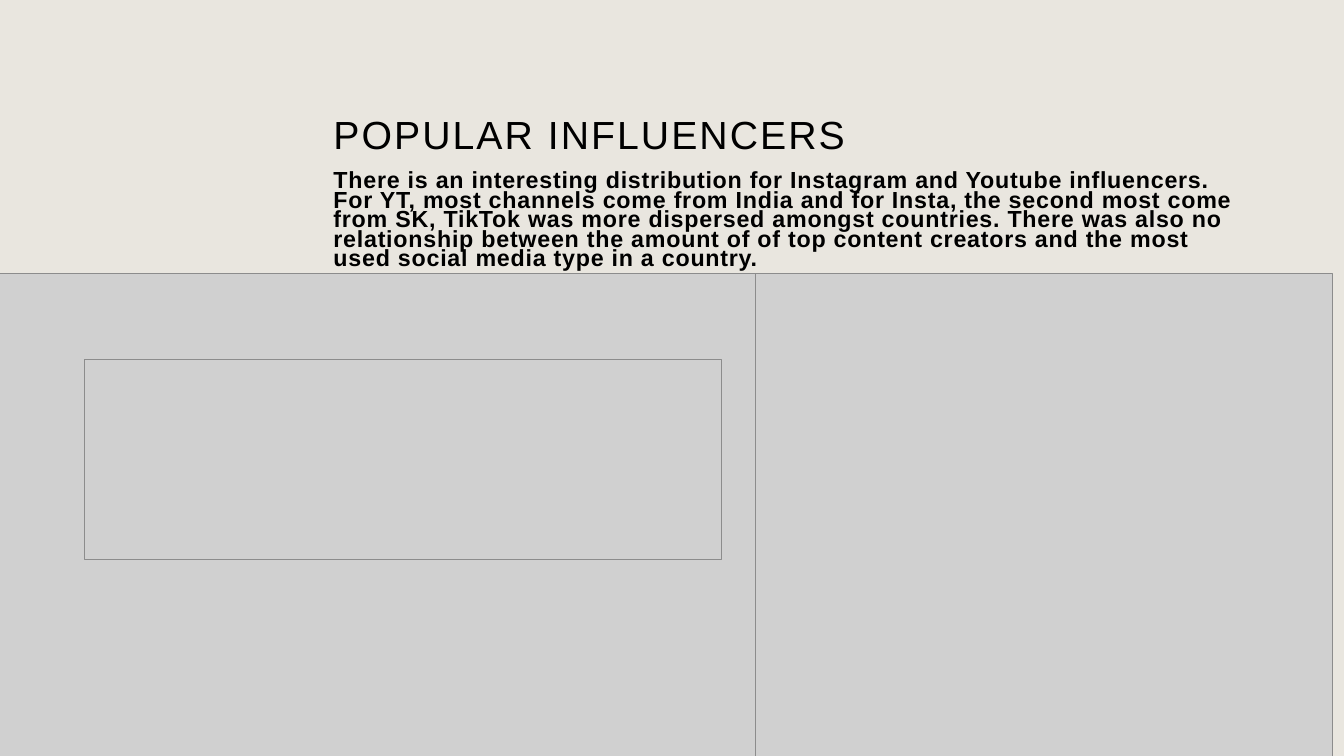
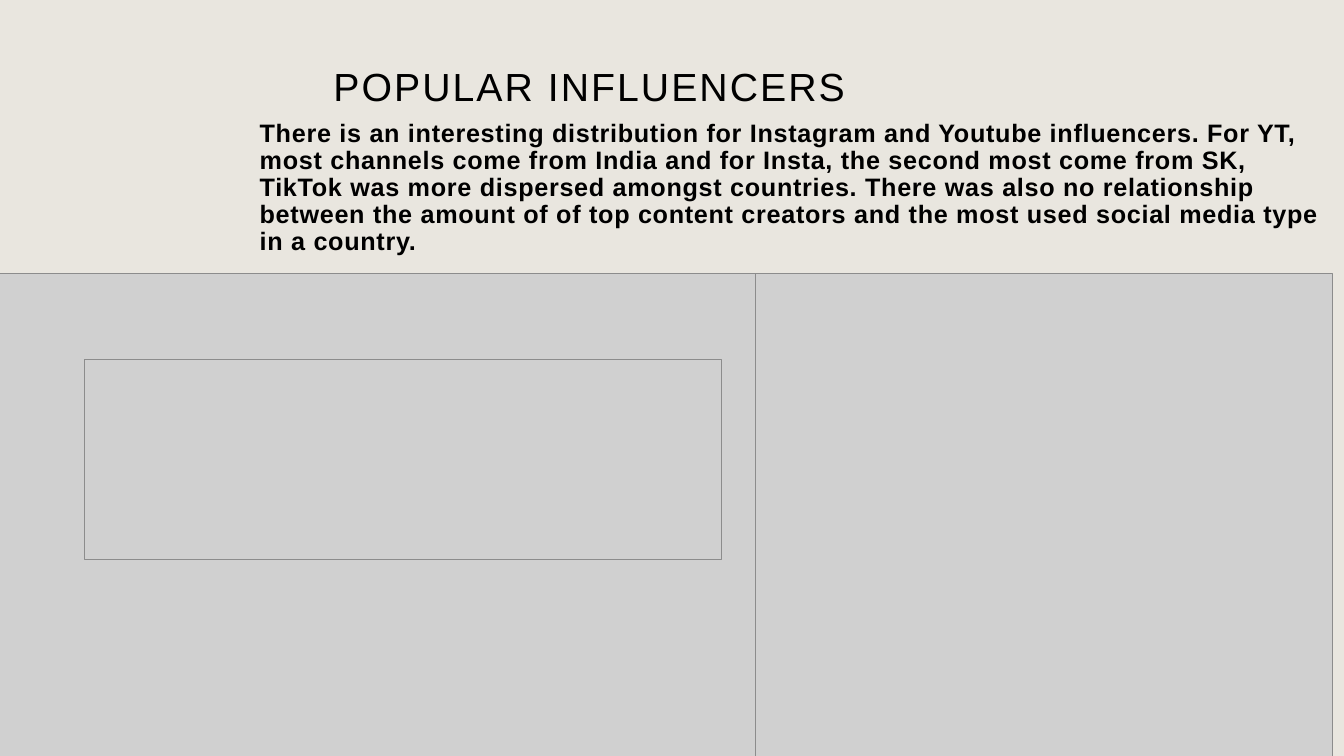
Before and after one commit to MyJineng/Project1, a slide deck: slide 11 of presentation.pptx (slide 10 before the commit). Drawn at 1344x756 pixels with LibreOffice and Linux fonts; fonts in the diff are those of the drawing; grey boxes stand for pictures; background and template pictures are left out. Boxes give left, top, right and bottom in pixels: in the first picture for what was removed or moved away, otherwise in the second. Text is boxed around its words. In the diff, an @@ line names an element or a change of style, - is before the commit and + after.

```diff
--- a/presentation.pptx
+++ b/presentation.pptx
@@ title "POPULAR INFLUENCERS": place and size @@
-title "POPULAR INFLUENCERS" at <box>333,121,845,150</box>
+title "POPULAR INFLUENCERS" at <box>333,73,845,102</box>
@@ text "There is an interesting distribution ...": place and size @@
-text "There is an interesting distribution ..." at <box>333,171,1231,271</box>
+text "There is an interesting distribution ..." at <box>260,123,1317,256</box>
@@ text "There is an interesting distribution ..." at <box>260,123,1317,256</box>: size 16.6 to 18 pt; line spacing 0.7 to 0.9 @@
```
Also in this commit, not shown: 1 other slide changed.
